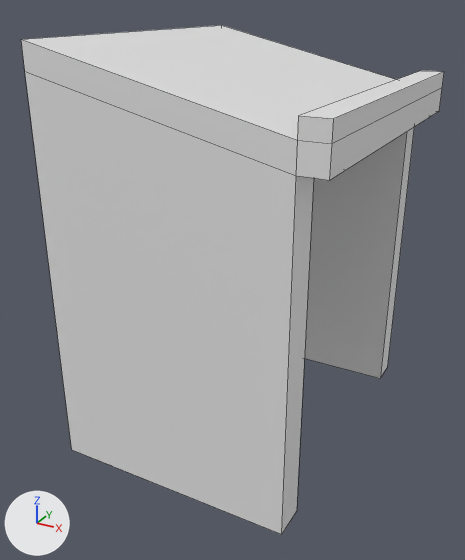
Two versions of the Blender file Resources/Models/table.blend, one commit apart.
Before and after are seen from a 50 mm camera at (3.61, -6.95, 5.38) aimed at (-0.04, -0.32, 2.07). Lighting does not change. The marker at lower left points along +X, +Y and +Z. The picture after the commit comes second. Mesh edges are drawn as thin lines.
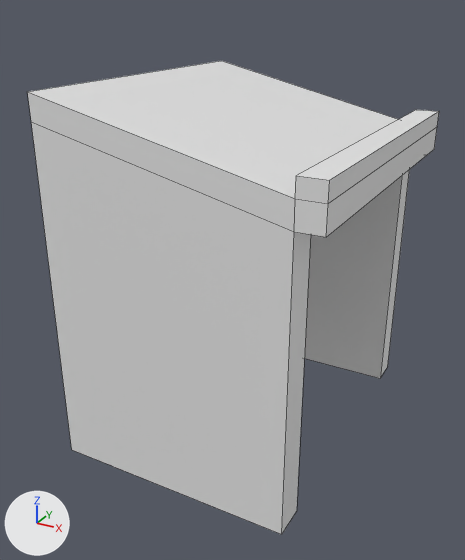
Location of each change, (x1, y1, x2, y2) in pixels of the pictures (465 x 560 px; the box of a moved part takes in the faces that stretch with it):
'Cube', reshaped, moved (7% shorter)
    before: (21, 25, 444, 534)
    after: (28, 61, 439, 534)
part 1 of me_cube_001, moved or reshaped
    before: (25, 71, 414, 445)
    after: (31, 122, 410, 445)

Patch to the scene script:
```diff
--- a/Resources/Models/table.blend.py
+++ b/Resources/Models/table.blend.py
@@ me_cube_001 @@
 # used by ob_cube; location = (0.0, 0.0, 1.0); scale = (1.5, 2.0, 1.0)
 # before: 0 (-1.0, -1.0, -1.0) at pixel (71, 449), 1 (-0.73, -0.8, -1.0), 4 (-0.73, 0.8, -1.0), 5 (-1.0, 1.0, -1.0), 8 (1.0, -1.0, -1.0) at pixel (281, 534)
 # before: 10 (1.0, 1.0, -1.0) at pixel (387, 366), 18 (1.0, -0.8, -1.0) at pixel (296, 511), 19 (1.0, 0.8, -1.0) at pixel (380, 378)
-me_cube_001.from_pydata(...)  # 30 vertices, 25 faces; spans x -1.0..1.2, y -1.0..1.0, z -1.0..4.0
+me_cube_001.from_pydata(...)  # 30 vertices, 25 faces; spans x -1.0..1.2, y -1.0..1.0, z -0.5..4.0
+# me_cube_001 part 1
+for i in [0, 1, 4, 5, 8, 10, 18, 19]: me_cube_001.vertices[i].co += Vector((0.0, 0.0, 0.5))
@@ ob_cube @@
 ob_cube = bpy.data.objects.new('Cube', me_cube_001)
-ob_cube.location = (0.0, 0.0, 1.0)
+ob_cube.location = (0.0, 0.0, 0.5)
 ob_cube.scale = (1.5, 2.0, 1.0)
```
